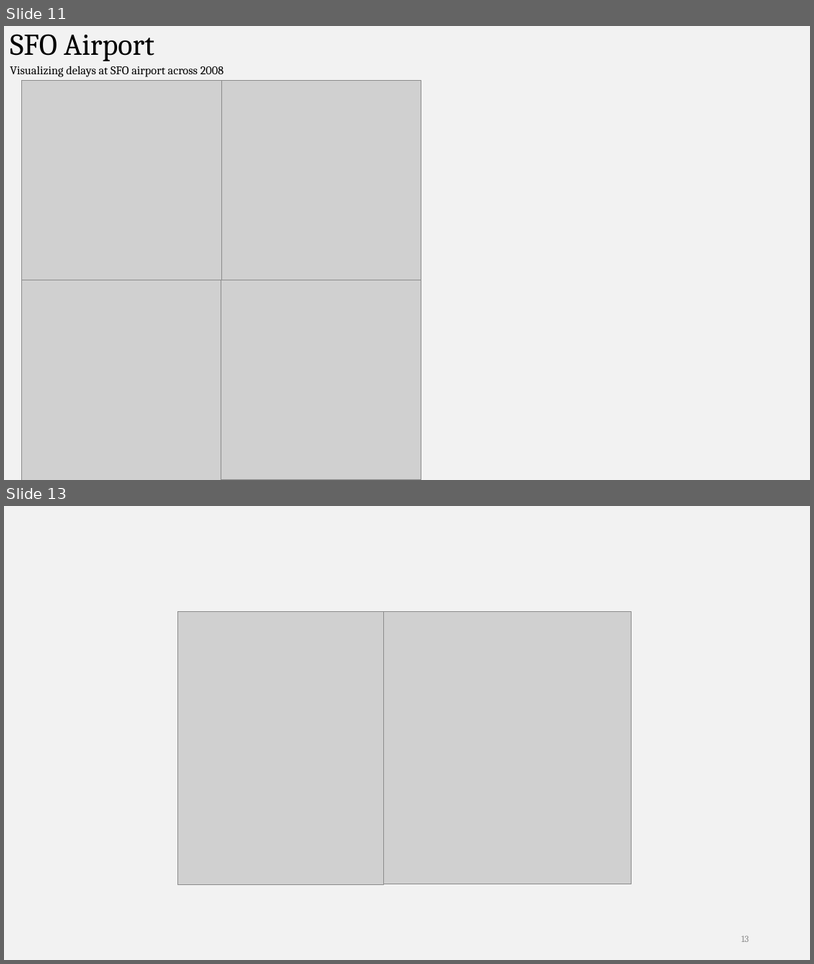
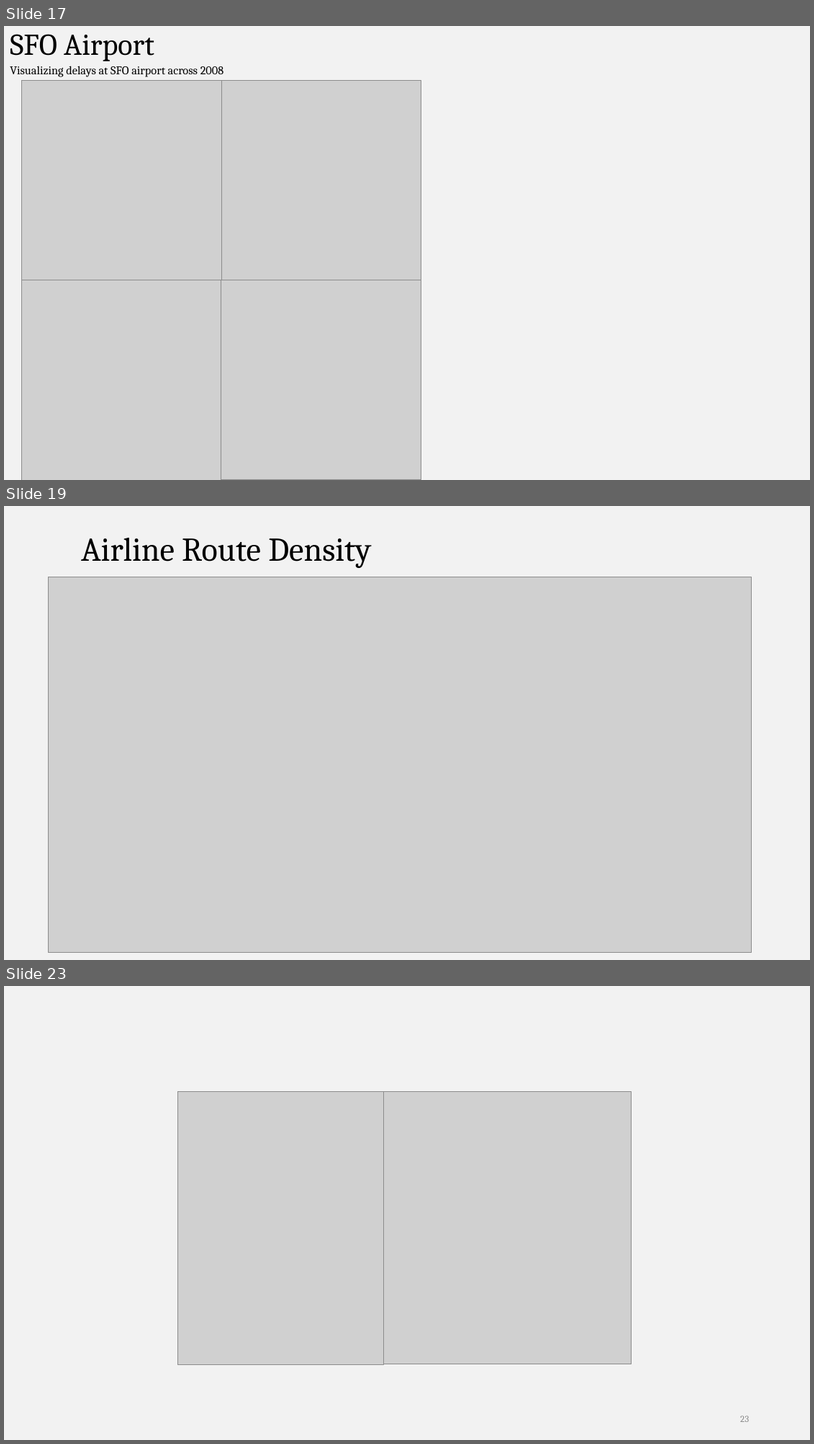
Before and after one commit to divyakkm/open-data-2014-airline, a slide deck: Analyzing Airline On-Time Data.pptx. Shown one above the other, each under a label of ours: slides 11 and 13 before the commit, slides 17, 19 and 23 after it; the slides between them are not shown. The pictures are 814x964 and 814x1444 pixels, drawn with LibreOffice and Linux fonts; fonts in the diff are those of the drawing; grey boxes stand for pictures. Boxes give left, top, right and bottom in pixels: in the first picture for what was removed or moved away, otherwise in the second. Text is boxed around its words. In the diff, an @@ line names an element or a change of style, - is before the commit and + after.

```diff
--- a/Analyzing Airline On-Time Data.pptx
+++ b/Analyzing Airline On-Time Data.pptx
@@ slide 19 added at (4, 506, 810, 960), background #F2F2F2 @@
@@ title added at (81, 538, 371, 568), 39.6 pt, text #000000 @@
+Airline Route Density
@@ picture added at (48, 577, 751, 952) @@
@@ what was slide 11 is now slide 17 @@
@@ what was slide 13 is now slide 23 @@
@@ page number at (741, 1415, 749, 1422): text changed @@
-13
+23
```
Also in this commit, not shown: 11 other slides added, 2 slides removed.
